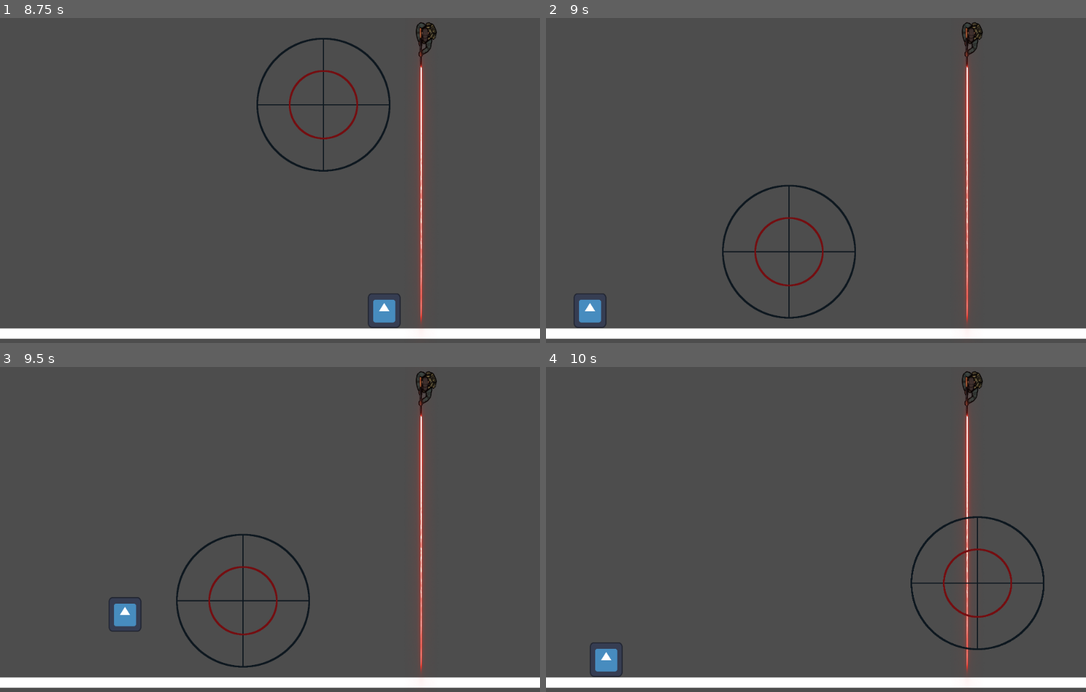
Above: before the commit, frames 1-4 (two rows, left to right).
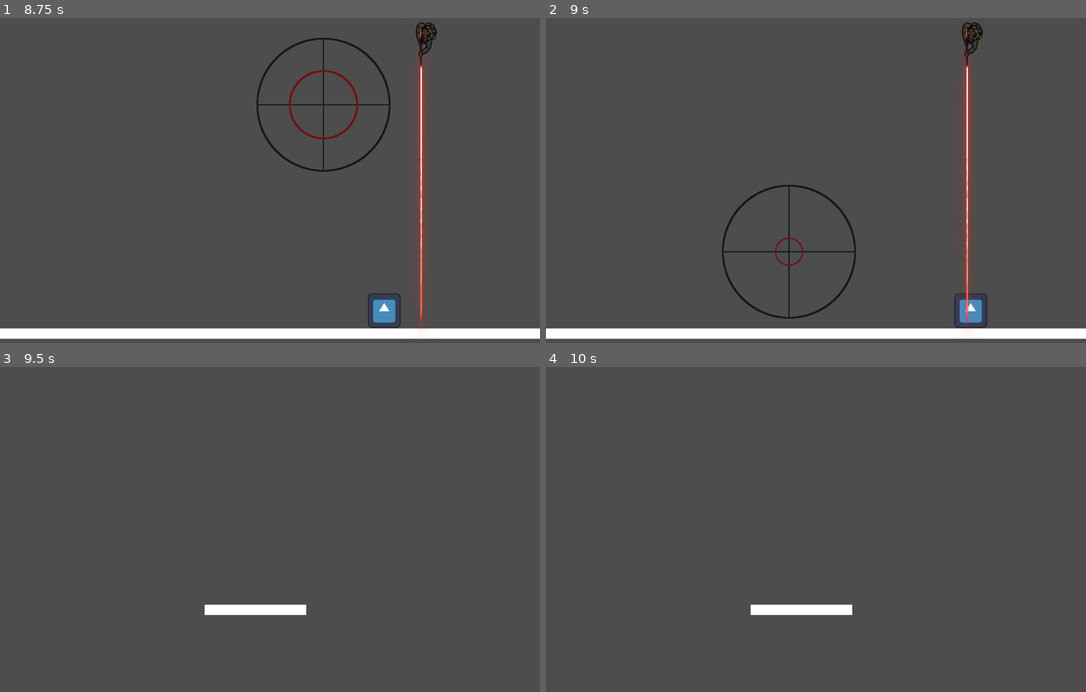
Above: after the commit, the same moments.

Repository: azsocha/Protect-the-VIP
Game: Godot game, scene res://testing.tscn
Same seed, same stepped clock (60 frames per second), same inputs: the game is played once before the commit and once after it. The project has no main scene, so this scene is started directly. The engine's default icon, where the game draws it, is replaced by a stand-in: a white triangle on a blue panel in a dark square.
Inputs (mouse positions are in pixels of both pictures, inside the frame that each line leads up to):
- Up to frame 1 (8.75 s): tap Enter at 0.5 s; move the mouse to (388, 164) at 0.52 s; hold Right (move_right) 0.53-2.03 s; click (388, 164) at 0.6 s; tap Space (jump) at 0.77, 1.52, 3.02, 3.77, 4.52, 6.02, 6.77, 7.52 s; move the mouse to (162, 200) at 1.27 s; click (162, 200) at 1.35 s; move the mouse to (324, 105) at 2.02 s; hold A (move_left) 2.03-2.78 s; click (324, 105) at 2.1 s; move the mouse to (243, 252) at 2.77 s; hold Right (move_right) 2.78-4.28 s; click (243, 252) at 2.85 s; move the mouse to (432, 235) at 3.52 s; click (432, 235) at 3.6 s; move the mouse to (108, 128) at 4.27 s; hold A (move_left) 4.28-5.03 s; click (108, 128) at 4.35 s; move the mouse to (297, 180) at 5.02 s; hold Right (move_right) 5.03-5.78 s; click (297, 180) at 5.1 s; move the mouse to (189, 96) at 5.77 s; hold A (move_left) 5.78-7.28 s; click (189, 96) at 5.85 s; move the mouse to (388, 164) at 6.52 s; click (388, 164) at 6.6 s; move the mouse to (162, 200) at 7.27 s; hold Right (move_right) from 7.28 s (still down); click (162, 200) at 7.35 s; move the mouse to (324, 105) at 8.02 s; click (324, 105) at 8.1 s
- Up to frame 2 (9 s): keep holding Right (move_right); move the mouse to (789, 252) at 8.77 s; click (789, 252) at 8.85 s
- Up to frame 3 (9.5 s): keep holding Right (move_right); tap Space (jump) at 9.02 s
- Up to frame 4 (10 s): move the mouse to (978, 584) at 9.52 s; release Right (move_right) at 9.53 s; hold A (move_left) from 9.53 s (still down); click (978, 584) at 9.6 s; tap Space (jump) at 9.77 s

Frame 1 is identical in both runs. In frame 2, 1.1% of the frame differs, in the area x 5-82%, y 61-96%; in frame 3, 6.4%, in the area x 0-100%, y 1-99%; in frame 4, 6.4%.

Commit message:
added player death and splash screen
- player death is instant
- splash screen needs to be hidden and reappear
- changing sniper death from instant to splash screen

Diff:
--- /dev/null
+++ b/team-3-final-project/dead.gd
@@ -0,0 +1,22 @@
+extends Control
+
+
+# Called when the node enters the scene tree for the first time.
+func _ready() -> void:
+	$ColorRect.hide()
+	$retryLevel.hide()
+	$restartGame.hide()
+	$RichTextLabel.hide()
+
+
+
+# Called every frame. 'delta' is the elapsed time since the previous frame.
+func _process(delta: float) -> void:
+	pass
+
+
+func _on_retry_level_pressed() -> void:
+	get_tree().reload_current_scene()
+
+func _on_restart_game_pressed() -> void:
+	pass
--- /dev/null
+++ b/team-3-final-project/dead.tscn
@@ -0,0 +1,45 @@
+[gd_scene load_steps=2 format=3 uid="uid://cgpvvcjmwt6va"]
+
+[ext_resource type="Script" path="res://dead.gd" id="1_0lo3c"]
+
+[node name="dead" type="Control"]
+layout_mode = 3
+anchors_preset = 15
+anchor_right = 1.0
+anchor_bottom = 1.0
+grow_horizontal = 2
+grow_vertical = 2
+script = ExtResource("1_0lo3c")
+
+[node name="ColorRect" type="ColorRect" parent="."]
+layout_mode = 0
+offset_right = 1039.0
+offset_bottom = 665.0
+color = Color(0.952941, 0.34902, 0.372549, 0.533333)
+
+[node name="retryLevel" type="Button" parent="."]
+layout_mode = 0
+offset_left = 93.0
+offset_top = 229.0
+offset_right = 452.0
+offset_bottom = 445.0
+text = "Retry Level"
+
+[node name="restartGame" type="Button" parent="."]
+layout_mode = 0
+offset_left = 587.0
+offset_top = 247.0
+offset_right = 869.0
+offset_bottom = 427.0
+text = "Restart Game"
+
+[node name="RichTextLabel" type="RichTextLabel" parent="."]
+layout_mode = 0
+offset_left = 461.0
+offset_top = 130.0
+offset_right = 803.0
+offset_bottom = 252.0
+text = "You died!"
+
+[connection signal="pressed" from="retryLevel" to="." method="_on_retry_level_pressed"]
+[connection signal="pressed" from="restartGame" to="." method="_on_restart_game_pressed"]
--- a/team-3-final-project/death_laser.gd
+++ b/team-3-final-project/death_laser.gd
@@ -1,14 +1,10 @@
 extends Area2D
 
-
-
-
-
-
+signal died
 
 func _on_body_entered(body: Node2D) -> void:
 	if body.name == "player":
 		call_deferred("restart_level")
 
 func restart_level():
-	get_tree().reload_current_scene()
+	died.emit()
--- a/team-3-final-project/player.gd
+++ b/team-3-final-project/player.gd
@@ -22,3 +22,22 @@
 		velocity.x = move_toward(velocity.x, 0, SPEED)
 
 	move_and_slide()
+
+func _input(event):
+	if event is InputEventMouseButton and event.pressed:
+		var tex = $Sprite2D.texture
+		if tex == null:
+			return
+
+		var sprite_size = tex.get_size() * scale
+		var top_left = global_position - sprite_size / 2.0
+		var mouse_pos = get_global_mouse_position()
+		var sprite_rect = Rect2(top_left, sprite_size)
+
+		if sprite_rect.has_point(mouse_pos):
+			#queue_free()
+			#await get_tree().create_timer(0.3).timeout
+			restart_level()
+
+func restart_level():
+	get_tree().reload_current_scene()
